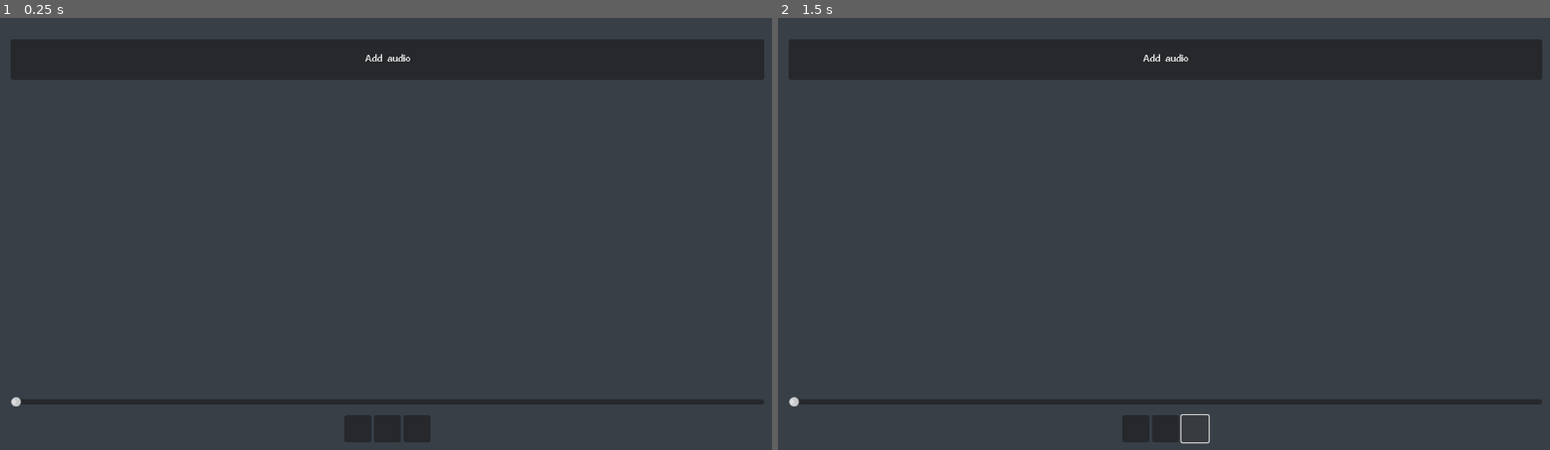
Above: before the commit, frames 1-2 (left to right).
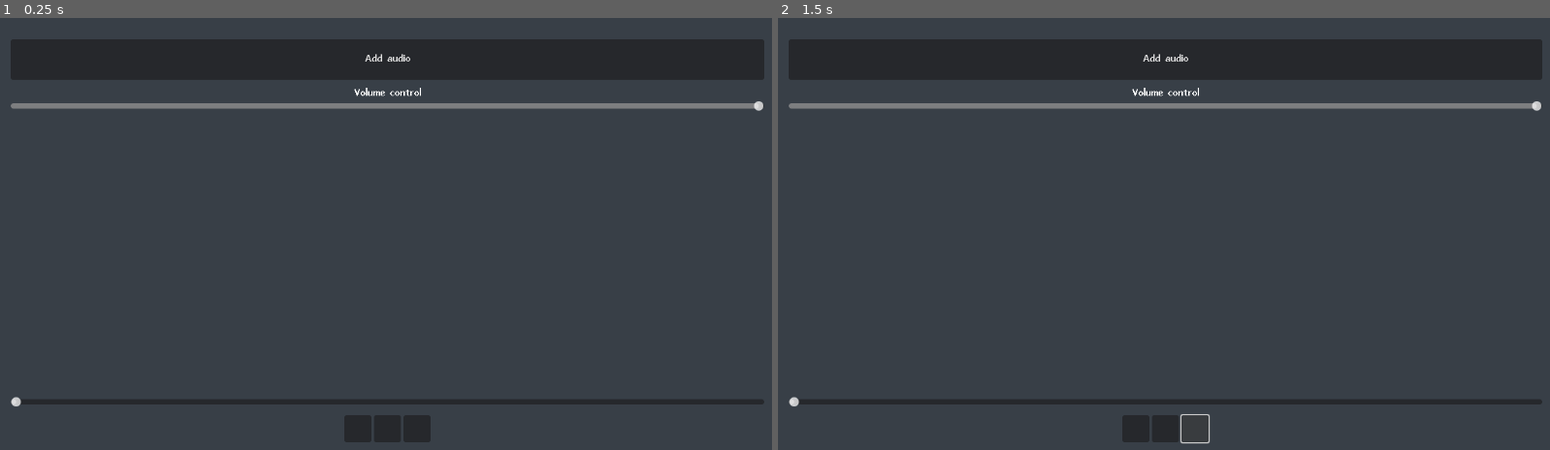
Above: after the commit, the same moments.

Repository: nikolr/multiplayer
Game: Godot game, scene res://src/main.tscn
The game is run twice, just before and just after one commit, with the same random seed, the same clock (stepped at 60 frames per second) and the same inputs.
Inputs (mouse positions are in pixels of both pictures, inside the frame that each line leads up to):
- Up to frame 1 (0.25 s): no input
- Up to frame 2 (1.5 s): click (1194, 428) at 0.5 s; click (1194, 428) at 1.25 s

The runs differ from the first frame. In frame 1, 1.4% of the frame differs, in the area x 1-99%, y 16-22%; in frame 2, 1.4%.

Commit message:
Added volume slider

Diff:
--- a/src/main.gd
+++ b/src/main.gd
@@ -2,6 +2,7 @@
 
 #region Exports
 @export var select_file_button: Button
+@export var volume: Volume
 @export var currently_playing_track_label: Label
 @export var file_dialog: FileDialog
 @export var audio_stream_player: AudioStreamPlayer
--- a/src/main.tscn
+++ b/src/main.tscn
@@ -1,12 +1,13 @@
-[gd_scene load_steps=4 format=3 uid="uid://cl4jks7xpnmrn"]
+[gd_scene load_steps=5 format=3 uid="uid://cl4jks7xpnmrn"]
 
 [ext_resource type="Script" uid="uid://brdgijv8fj12d" path="res://src/main.gd" id="1_eewff"]
+[ext_resource type="PackedScene" uid="uid://duugmeoe7cj1c" path="res://src/volume/volume.tscn" id="2_5q4o7"]
 [ext_resource type="PackedScene" uid="uid://d0ruut2thgwsq" path="res://src/progress/progress.tscn" id="2_gh0ne"]
 
 [sub_resource type="StyleBoxFlat" id="StyleBoxFlat_mun2e"]
 bg_color = Color(0.219608, 0.247059, 0.278431, 1)
 
-[node name="Main" type="Control" node_paths=PackedStringArray("select_file_button", "currently_playing_track_label", "file_dialog", "audio_stream_player", "track_list", "progress", "previous_button", "pause_button")]
+[node name="Main" type="Control" node_paths=PackedStringArray("select_file_button", "volume", "currently_playing_track_label", "file_dialog", "audio_stream_player", "track_list", "progress", "previous_button", "pause_button")]
 layout_mode = 3
 anchors_preset = 15
 anchor_right = 1.0
@@ -16,6 +17,7 @@
 mouse_filter = 1
 script = ExtResource("1_eewff")
 select_file_button = NodePath("Control/PanelContainer2/MarginContainer/VBoxContainer/AddAudioButton")
+volume = NodePath("Control/PanelContainer2/MarginContainer/VBoxContainer/Volume")
 currently_playing_track_label = NodePath("Control/PanelContainer2/MarginContainer/VBoxContainer/CurrentlyPlayingTrack")
 file_dialog = NodePath("FileDialog")
 audio_stream_player = NodePath("AudioStreamPlayer")
@@ -58,6 +60,9 @@
 custom_minimum_size = Vector2(60, 60)
 layout_mode = 2
 text = "Add audio"
+
+[node name="Volume" parent="Control/PanelContainer2/MarginContainer/VBoxContainer" instance=ExtResource("2_5q4o7")]
+layout_mode = 2
 
 [node name="CurrentlyPlayingTrack" type="Label" parent="Control/PanelContainer2/MarginContainer/VBoxContainer"]
 layout_mode = 2
--- /dev/null
+++ b/src/volume/volume.gd
@@ -0,0 +1,11 @@
+class_name Volume extends Control
+
+@onready var label: Label = $Label
+@onready var h_slider: HSlider = $HSlider
+
+func _ready() -> void:
+	h_slider.drag_ended.connect(_on_volume_slider_dragged)
+
+func _on_volume_slider_dragged(value_changed: bool) -> void:
+	if value_changed:
+		AudioServer.set_bus_volume_linear(0, h_slider.value / 100.0)
--- /dev/null
+++ b/src/volume/volume.tscn
@@ -0,0 +1,31 @@
+[gd_scene load_steps=2 format=3 uid="uid://duugmeoe7cj1c"]
+
+[ext_resource type="Script" uid="uid://bit3y23mq8w46" path="res://src/volume/volume.gd" id="1_xddm4"]
+
+[node name="Volume" type="Control"]
+custom_minimum_size = Vector2(0, 38)
+layout_mode = 3
+anchors_preset = 10
+anchor_right = 1.0
+offset_bottom = 38.0
+grow_horizontal = 2
+script = ExtResource("1_xddm4")
+
+[node name="Label" type="Label" parent="."]
+layout_mode = 1
+anchors_preset = 10
+anchor_right = 1.0
+offset_bottom = 18.0
+grow_horizontal = 2
+text = "Volume control"
+horizontal_alignment = 1
+vertical_alignment = 1
+
+[node name="HSlider" type="HSlider" parent="."]
+layout_mode = 1
+anchors_preset = 10
+anchor_right = 1.0
+offset_top = 19.0
+offset_bottom = 35.0
+grow_horizontal = 2
+value = 100.0
Not shown, added: src/volume/volume.gd.uid
